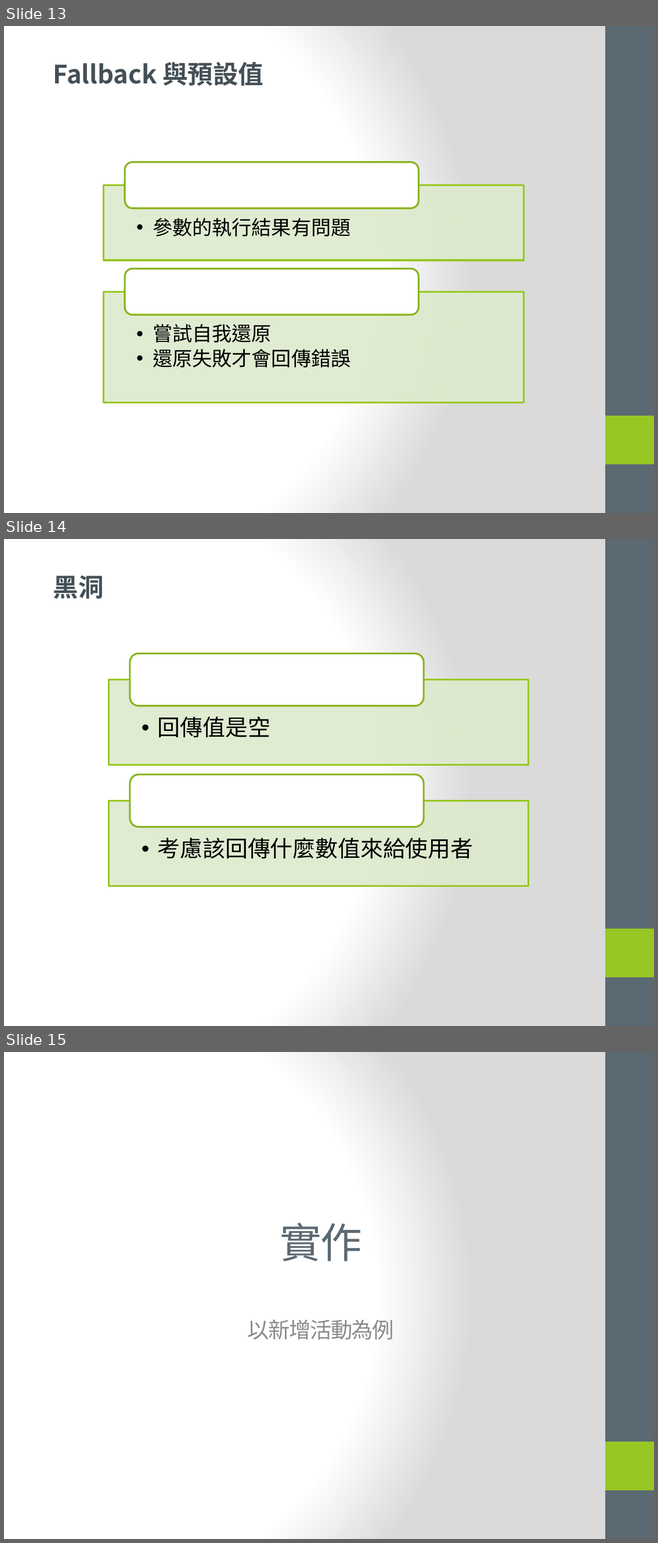
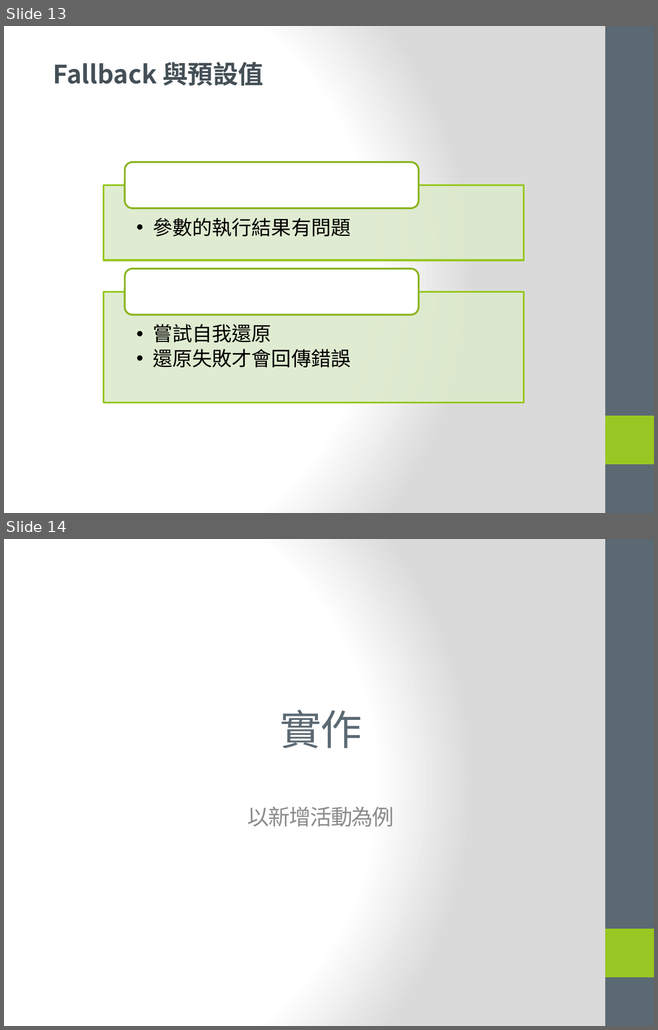
Before and after one commit to YuRuLiu/challenges, a slide deck: Learning-Defensive-programming/Learning-Defensive-programming.pptx. Shown one above the other, each under a label of ours: slides 13, 14 and 15 before the commit, slides 13 and 14 after it. The pictures are 658x1543 and 658x1030 pixels, drawn with LibreOffice and Linux fonts; fonts in the diff are those of the drawing. Boxes give left, top, right and bottom in pixels: in the first picture for what was removed or moved away, otherwise in the second. Text is boxed around its words. In the diff, an @@ line names an element or a change of style, - is before the commit and + after.

```diff
--- a/Learning-Defensive-programming/Learning-Defensive-programming.pptx
+++ b/Learning-Defensive-programming/Learning-Defensive-programming.pptx
@@ slide 14 removed at bbox=[4, 539, 654, 1026], background gradient #FFFFFF to #DADADA; not listed: 2 template elements that a slide beside it also shows @@
@@ text removed at bbox=[53, 576, 104, 599] @@
-黑洞
@@ group removed at bbox=[108, 653, 528, 886]: 2 rectangles, 2 texts, 2 rounded rectangles @@
-  •• 回傳值是空
-  •• 考慮該回傳什麼數值來給使用者
@@ what was slide 15 is now slide 14 @@
```
Also in this commit, not shown: 3 slides changed.
